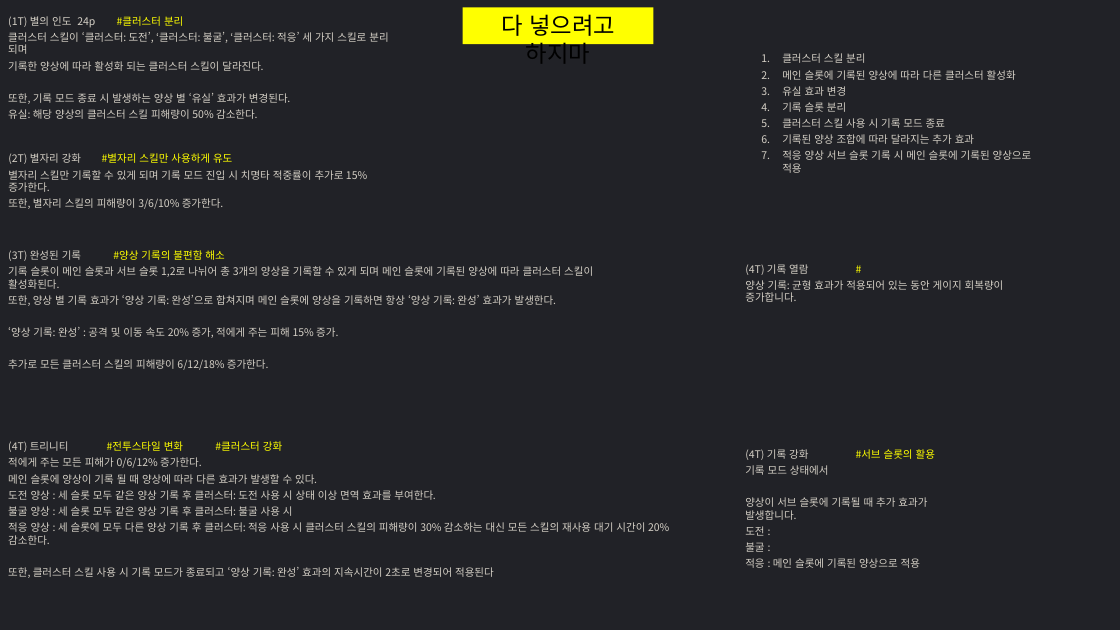
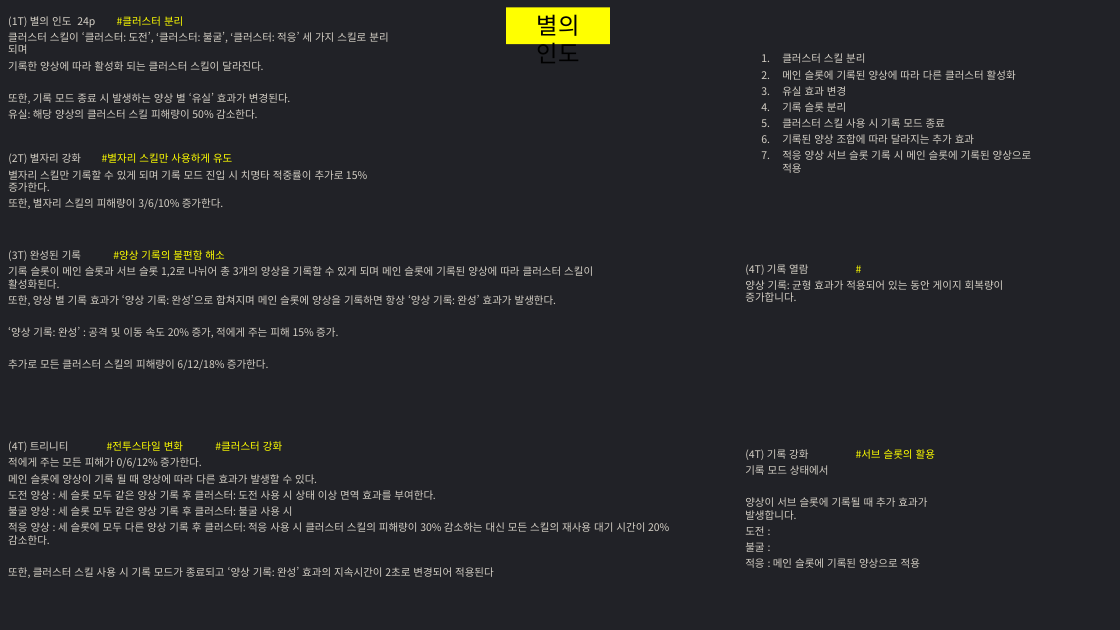
Before and after one commit to hjs0913/GameDesign, a slide deck: slide 7 of 로스트아크/아스트로맨서(Astromancer)_현자/아이디어정리.pptx. Drawn at 1120x630 pixels with LibreOffice and Linux fonts; fonts in the diff are those of the drawing. Boxes give left, top, right and bottom in pixels: in the first picture for what was removed or moved away, otherwise in the second. Text is boxed around its words. In the diff, an @@ line names an element or a change of style, - is before the commit and + after.

```diff
--- a/로스트아크/아스트로맨서(Astromancer)_현자/아이디어정리.pptx
+++ b/로스트아크/아스트로맨서(Astromancer)_현자/아이디어정리.pptx
@@ rectangle "별의 인도": place and size @@
-rectangle "별의 인도" at [463,8,654,45]
+rectangle "별의 인도" at [507,8,610,45]
@@ text in rectangle at [537,14,580,44]: text changed @@
-다 넣으려고 하지마
+별의 인도
```
Also in this commit, not shown: 1 other slide changed, 1 slide added.
